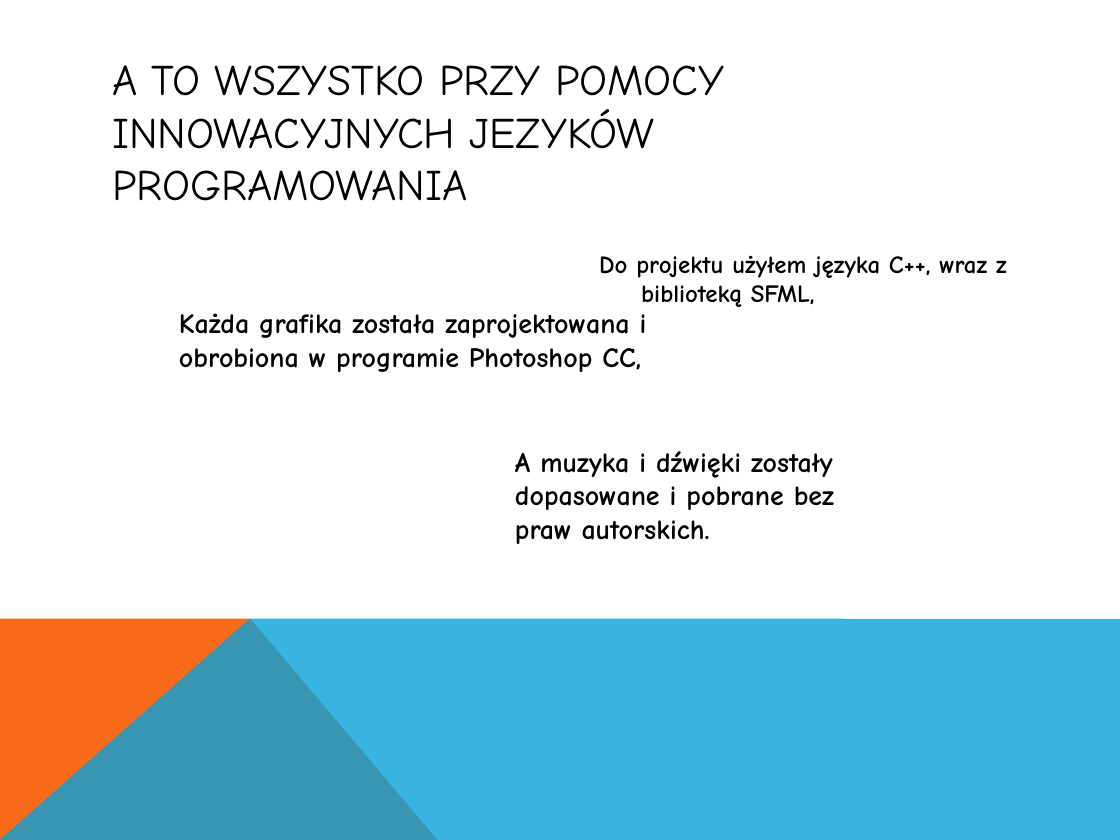
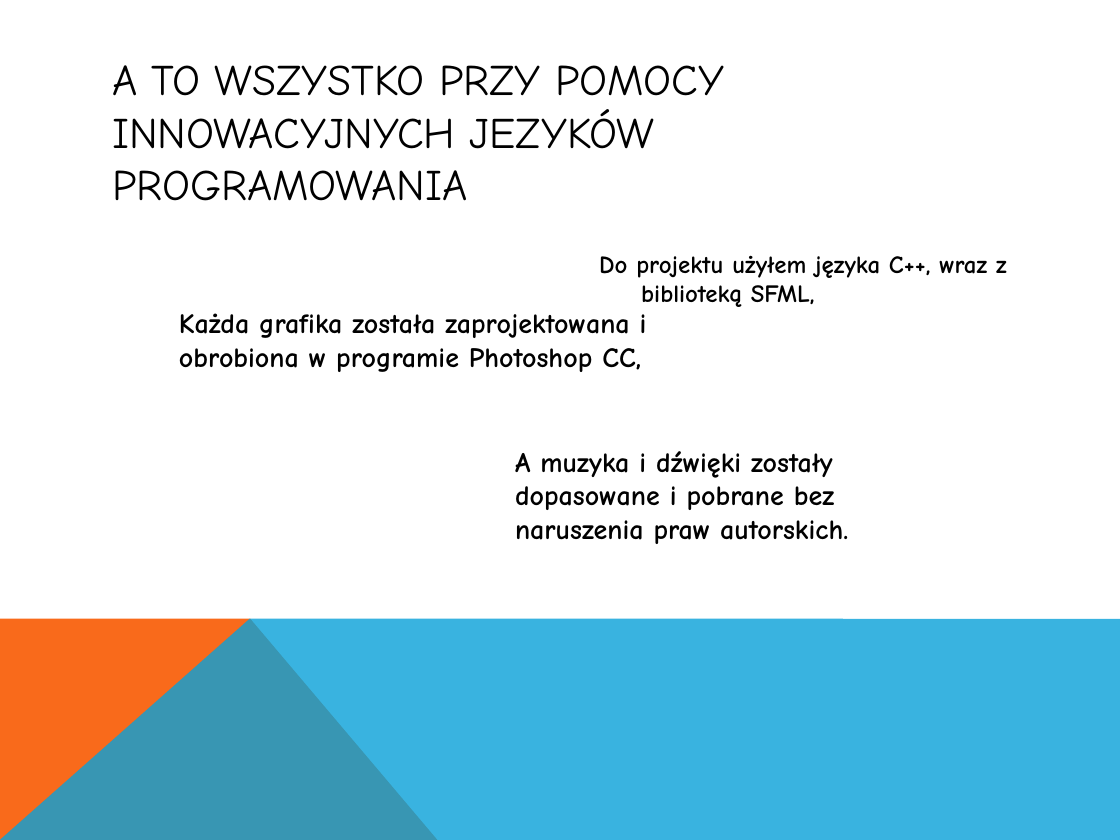
Before and after one commit to Lewan24/_Kopernik_XXI.w, a slide deck: slide 7 of Kopernik_i_Płaska_Ziemia_Prezentacja.pptx. Drawn at 1120x840 pixels with LibreOffice and Linux fonts; fonts in the diff are those of the drawing. Boxes give left, top, right and bottom in pixels: in the first picture for what was removed or moved away, otherwise in the second. Text is boxed around its words. In the diff, an @@ line names an element or a change of style, - is before the commit and + after.

```diff
--- a/Kopernik_i_Płaska_Ziemia_Prezentacja.pptx
+++ b/Kopernik_i_Płaska_Ziemia_Prezentacja.pptx
@@ text at [515,451,848,544]: text changed @@
-A muzyka i dźwięki zostały dopasowane i pobrane bez praw autorskich.
+A muzyka i dźwięki zostały dopasowane i pobrane bez naruszenia praw autorskich.
```
Also in this commit, not shown: 1 other slide changed, 1 other file.
